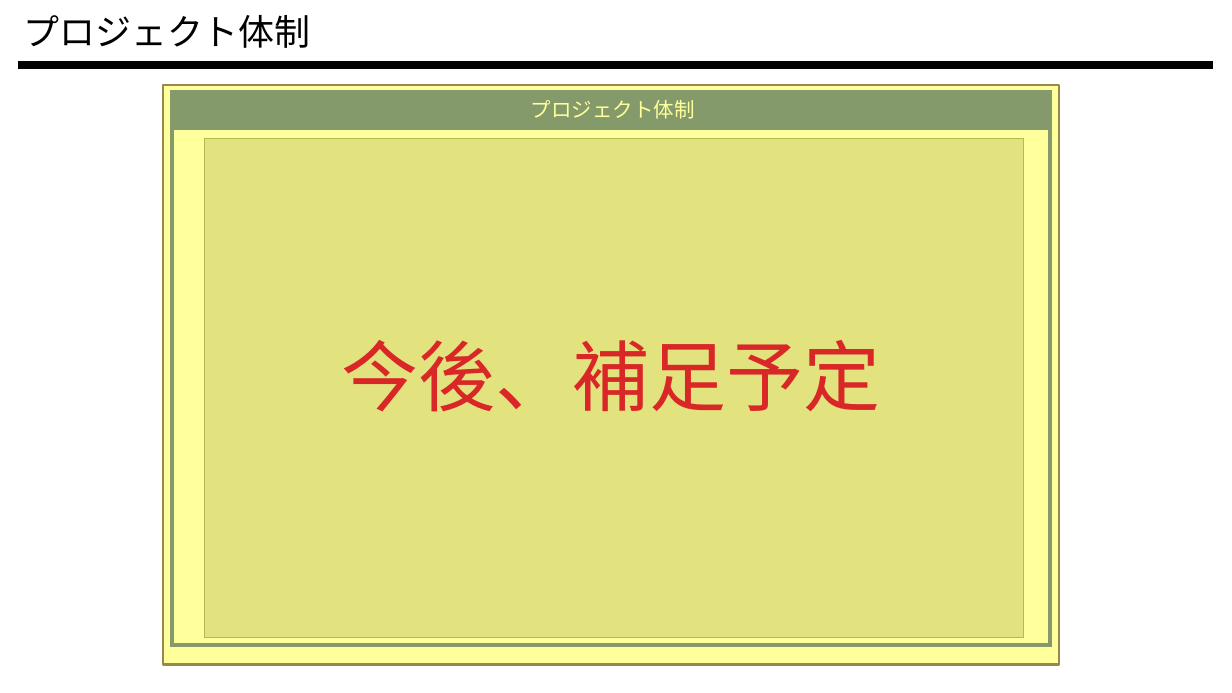
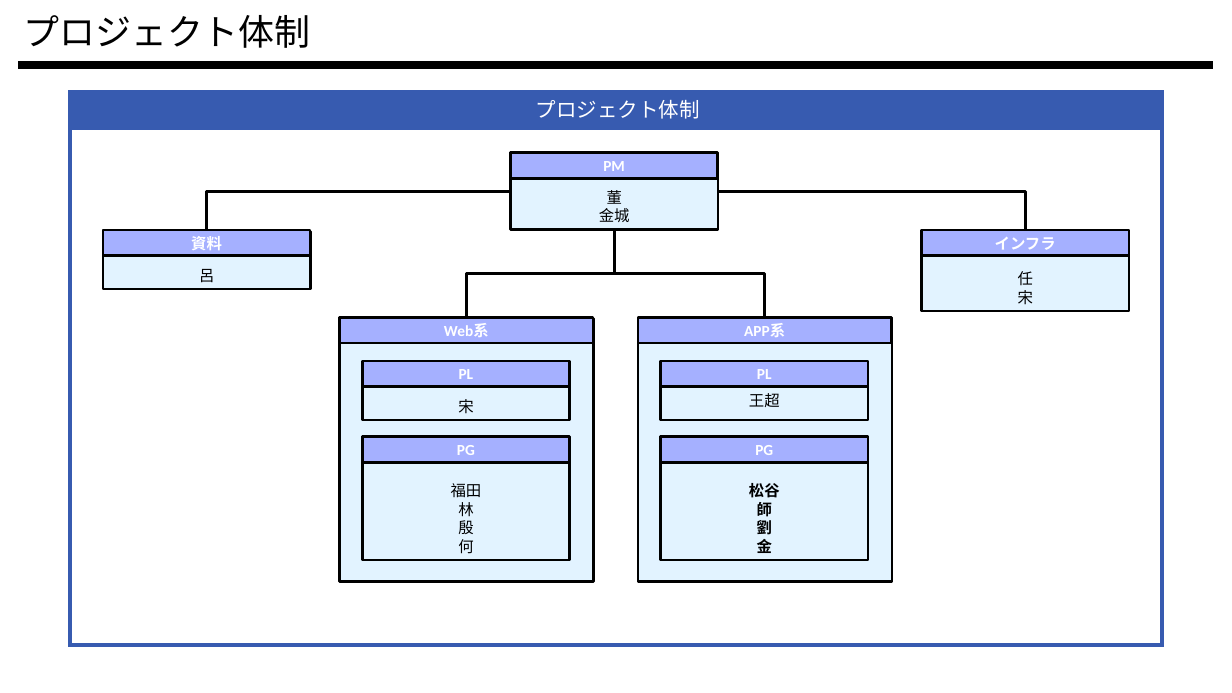
Before and after one commit to Highcreate/highcreate, a slide deck: slide 13 of ホームページ 企画書.pptx. Drawn at 1232x693 pixels with LibreOffice and Linux fonts; fonts in the diff are those of the drawing; grey boxes stand for pictures; background and template pictures are left out. Boxes give left, top, right and bottom in pixels: in the first picture for what was removed or moved away, otherwise in the second. Text is boxed around its words. In the diff, an @@ line names an element or a change of style, - is before the commit and + after.

```diff
--- a/ホームページ 企画書.pptx
+++ b/ホームページ 企画書.pptx
@@ rectangle removed at (163,85,1059,665) @@
-今後、補足予定
@@ rectangle "プロジェクト体制": place and size @@
-rectangle "プロジェクト体制" at (172,92,1050,128)
+rectangle "プロジェクト体制" at (70,92,1162,128)
@@ rectangle: place and size @@
-rectangle at (172,128,1050,645)
+rectangle at (70,128,1162,645)
@@ picture removed at (204,139,1024,638) @@
@@ rectangle added at (510,154,717,230), fill #E2F3FF, outline #000000 2 pt, 12 pt, text #000000 @@
+董
+金城
@@ rectangle added at (510,152,717,178), fill #A5B0FF, outline #000000 2 pt, 12 pt, text #FFFFFF, bold @@
+PM
@@ elbow line added from (510, 192) to (207, 230), #000000 2.25 pt @@
@@ elbow line added from (1025, 230) to (718, 192), #000000 2.25 pt @@
@@ rectangle added at (104,231,311,289), fill #E2F3FF, outline #000000 2 pt, 12 pt, text #000000 @@
+呂
@@ rectangle added at (104,230,311,256), fill #A5B0FF, outline #000000 2 pt, 12 pt, text #FFFFFF, bold @@
+資料
@@ elbow line added from (615, 230) to (467, 318), #000000 2.25 pt @@
@@ elbow line added from (615, 230) to (765, 318), #000000 2.25 pt @@
@@ rectangle added at (921,231,1128,311), fill #E2F3FF, outline #000000 2 pt, 12 pt, text #000000 @@
+任
+宋
@@ rectangle added at (921,230,1128,256), fill #A5B0FF, outline #000000 2 pt, 12 pt, text #FFFFFF, bold @@
+インフラ
@@ group added at (339,318,593,582): 6 rectangles @@
+Web系
+福田
+林
+殷
+何
+PG
+宋
+PL
@@ group added at (638,318,892,582): 6 rectangles @@
+APP系
+松谷
+師
+劉
+金
+PG
+王超
+PL
```
Also in this commit, not shown: 1 other slide changed.
